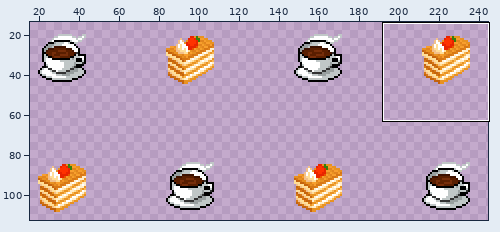
File history of a sprite sheet, res/drawable-hdpi/food.png. The first picture is a wide view before the edit; the outline marks the close-up.
Close-up. Before:
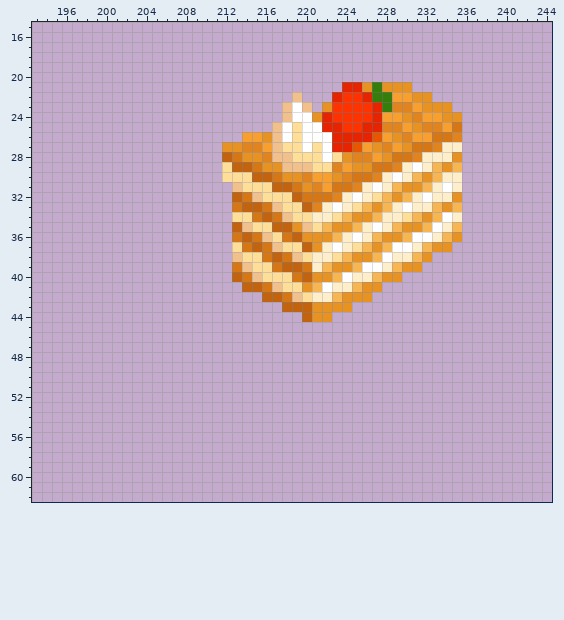
The file is 256x256 pixels. Shown: x 193..244, y 15..62. The wide view leaves out empty margins. The commit also changed other parts of the picture, which this record leaves out.
New version:
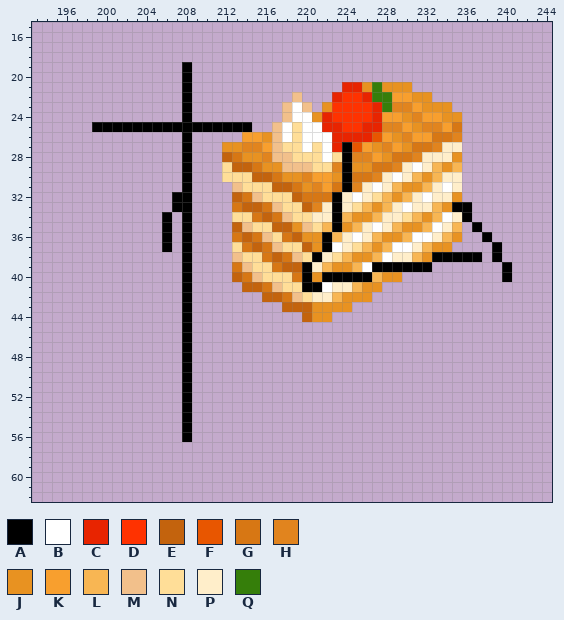
Palette (. is transparent): A #000000  B #ffffff  C #e82400  D #ff3200  E #c3630d  F #e85600  G #d77714  H #e1841e  J #e89221  K #f89f2e  L #f8b653  M #f2c08b  N #ffde98  P #ffeeca  Q #357e0a
Change:
@@ x 193..244 @@
 18 ....................................................
-19 ....................................................
-20 ....................................................
-21 ...............................CCJQJJJ..............
-22 ..........................M...CDDCQQKKJJ............
-23 .........................MBM.JDDDDCQHHKJJJ..........
-24 .........................MBBJCDDDDCKKJHKKJJ.........
-25 ........................MBNBBCCDDCCHHKJHHKG.........
-26 .....................KKJMBNBBBCCCCFKJHKKGGH.........
-27 ...................JJHHKMNNBNBCCFKJHKJGGHPP.........
-28 ...................EGJJHMMNNNBNJHHKJGGHPPPJ.........
-29 ...................NEEGJJMMMNNHKJJGGHPBPLJL.........
-30 ...................NNNEEGJJHKKJHGGHPBPLJLPP.........
-31 ....................MNNNEEGJHKGGHPBPLJJLPBP.........
-32 ....................EGMNNNEGGGHPBPNLJLPBPPJ.........
-33 ....................GEEGMNNEHPBPNLJLPBPPLJL.........
-34 ....................NNGEGMNNPPNLJJLPPNLJLBP.........
-35 ....................EMNNEEJMNLJJLPBPLJJLBPL.........
-36 ....................GEGMNGEJJJLPBPLJJLBBPLJ.........
-37 ....................NGEGMNNEJPBPNLJLBBPLJJ..........
-38 ....................MNNGEGMNPPNLJJLBPPLJ............
-39 ....................GMNNGEEGPLJJLBBPLJJ.............
-40 ....................EGMNNNGEJJLBPPLJJ...............
-41 .....................EEGMNNJLBPPLJJ.................
-42 .......................EEGMNPPLJJJ..................
-43 .........................EEEJJJJ....................
-44 ...........................EJJ......................
-45 ....................................................
-46 ....................................................
-47 ....................................................
-48 ....................................................
-49 ....................................................
-50 ....................................................
-51 ....................................................
-52 ....................................................
-53 ....................................................
-54 ....................................................
-55 ....................................................
-56 ....................................................
+19 ...............A....................................
+20 ...............A....................................
+21 ...............A...............CCJQJJJ..............
+22 ...............A..........M...CDDCQQKKJJ............
+23 ...............A.........MBM.JDDDDCQHHKJJJ..........
+24 ...............A.........MBBJCDDDDCKKJHKKJJ.........
+25 ......AAAAAAAAAAAAAAAA..MBNBBCCDDCCHHKJHHKG.........
+26 ...............A.....KKJMBNBBBCCCCFKJHKKGGH.........
+27 ...............A...JJHHKMNNBNBCAFKJHKJGGHPP.........
+28 ...............A...EGJJHMMNNNBNAHHKJGGHPPPJ.........
+29 ...............A...NEEGJJMMMNNHAJJGGHPBPLJL.........
+30 ...............A...NNNEEGJJHKKJAGGHPBPLJLPP.........
+31 ...............A....MNNNEEGJHKGAHPBPLJJLPBP.........
+32 ..............AA....EGMNNNEGGGAPBPNLJLPBPPJ.........
+33 ..............AA....GEEGMNNEHPAPNLJLPBPPLJAA........
+34 .............A.A....NNGEGMNNPPALJJLPPNLJLBPA........
+35 .............A.A....EMNNEEJMNLAJLPBPLJJLBPL.A.......
+36 .............A.A....GEGMNGEJJALPBPLJJLBBPLJ..A......
+37 .............A.A....NGEGMNNEJABPNLJLBBPLJJ....A.....
+38 ...............A....MNNGEGMNAPNLJJLBPPLJAAAAA.A.....
+39 ...............A....GMNNGEEAPLJJLBAAAAAA.......A....
+40 ...............A....EGMNNNGAJAAAAALJJ..........A....
+41 ...............A.....EEGMNNAABPPLJJ.................
+42 ...............A.......EEGMNPPLJJJ..................
+43 ...............A.........EEEJJJJ....................
+44 ...............A...........EJJ......................
+45 ...............A....................................
+46 ...............A....................................
+47 ...............A....................................
+48 ...............A....................................
+49 ...............A....................................
+50 ...............A....................................
+51 ...............A....................................
+52 ...............A....................................
+53 ...............A....................................
+54 ...............A....................................
+55 ...............A....................................
+56 ...............A....................................
 57 ....................................................
Boxes around the changes in both close-ups, in picture pixels (x1, y1, x2, y2):
added: (92, 62, 252, 442)
changed: (302, 142, 512, 292)
